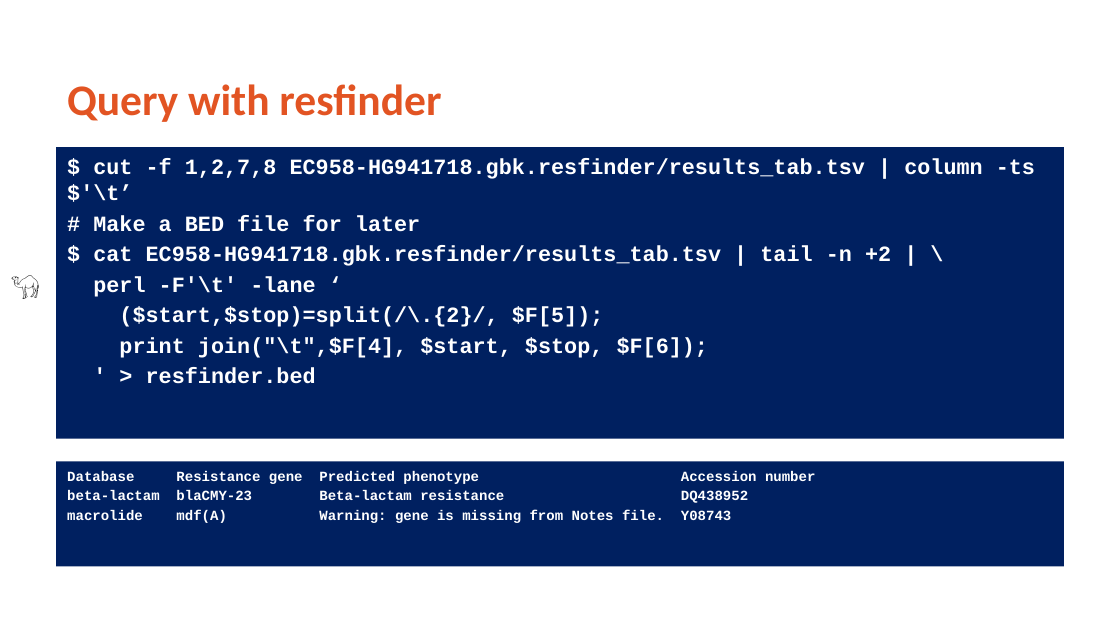
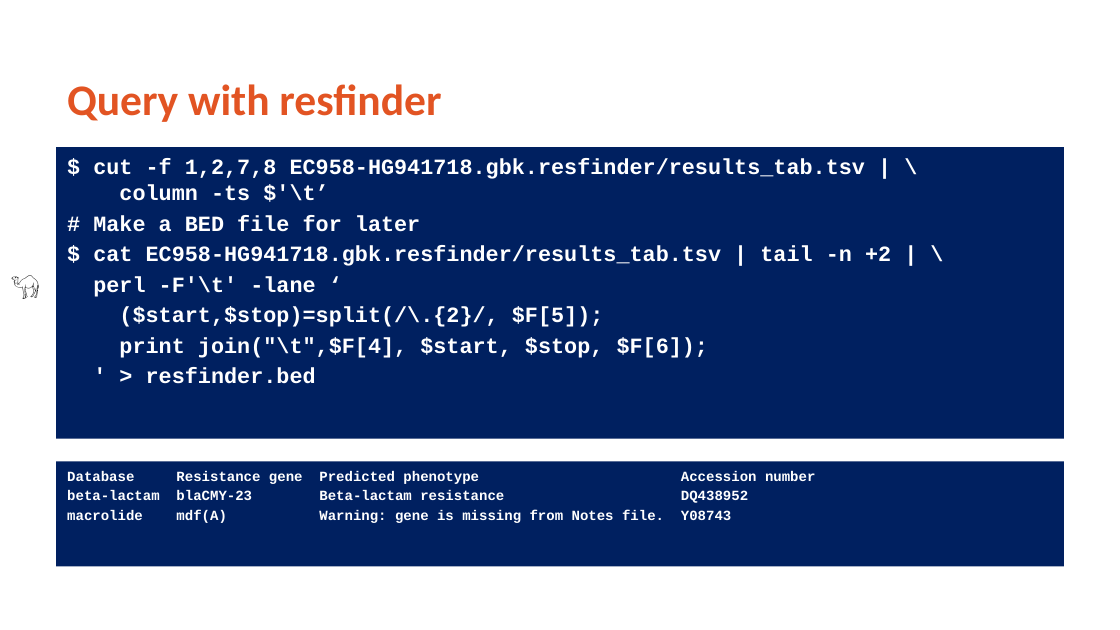
Before and after one commit to MicroBinfie/ESCMID-MGE-2022, a slide deck: slide 19 of slides/LeeKatz MGE tools.pptx (slide 18 before the commit). Drawn at 1120x630 pixels with LibreOffice and Linux fonts; fonts in the diff are those of the drawing; background and template pictures are left out. Boxes give left, top, right and bottom in pixels: in the first picture for what was removed or moved away, otherwise in the second. Text is boxed around its words. In the diff, an @@ line names an element or a change of style, - is before the commit and + after.

Commit message:
Updated Lee's talk

```diff
--- a/slides/LeeKatz MGE tools.pptx
+++ b/slides/LeeKatz MGE tools.pptx
@@ text at (x1=93, y1=158, x2=865, y2=202): text changed @@
-$ cut -f 1,2,7,8 EC958-HG941718.gbk.resfinder/results_tab.tsv | column -ts $'\t’
+$ cut -f 1,2,7,8 EC958-HG941718.gbk.resfinder/results_tab.tsv | \
+column -ts $'\t’
```
Also in this commit, not shown: 12 other slides changed, 1 slide added.
